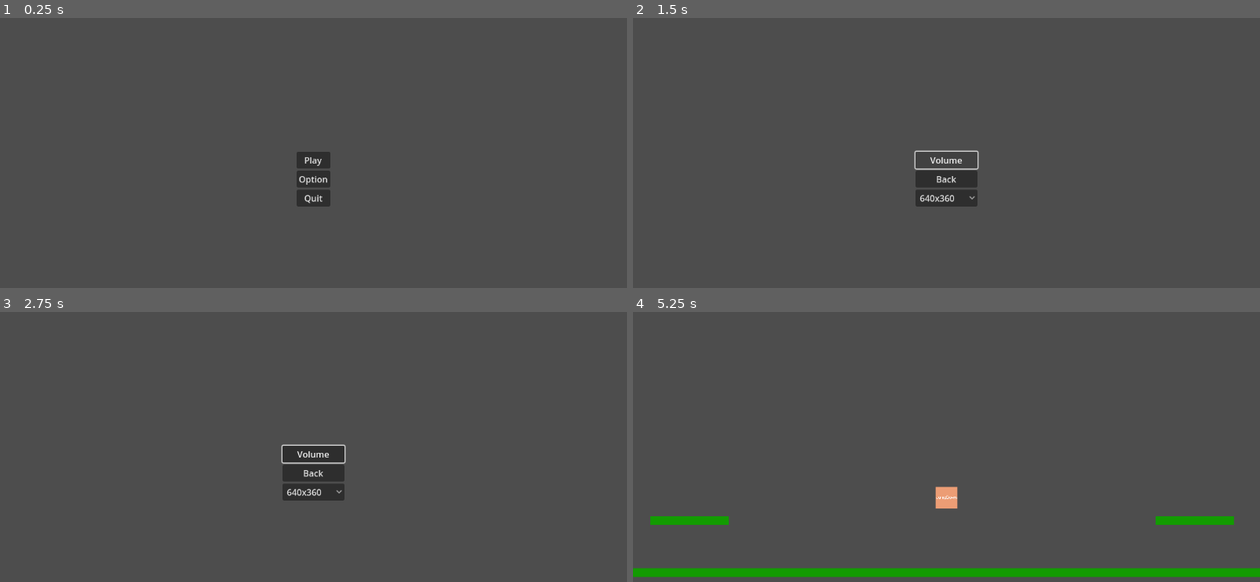
Above: before the commit, frames 1-4 (two rows, left to right).
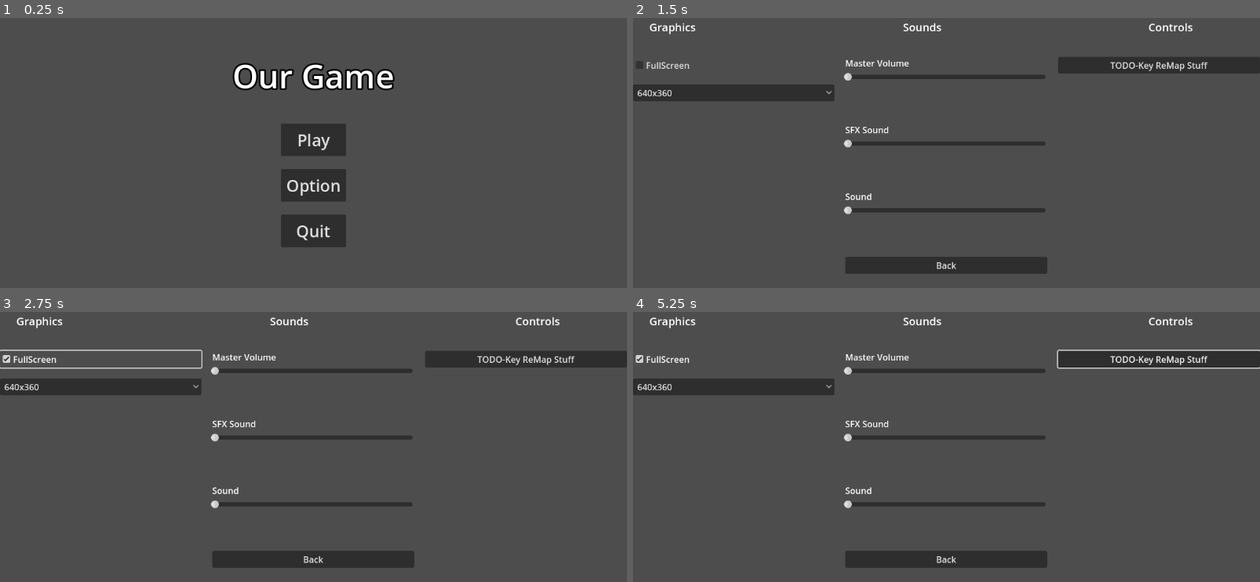
Above: after the commit, the same moments.

Repository: Pix-Hexate/SeniorDesign
Game: Godot game, scene res://Menus/main_menu.tscn
The game is run twice, just before and just after one commit, with the same random seed, the same clock (stepped at 60 frames per second) and the same inputs.
Inputs (mouse positions are in pixels of both pictures, inside the frame that each line leads up to):
- Up to frame 1 (0.25 s): no input
- Up to frame 2 (1.5 s): click "Option" at 0.5 s; click (946, 161) at 1.25 s, where only the run before the commit has a clickable "Volume"
- Up to frame 3 (2.75 s): click (100, 357) at 2 s, where only the run after the commit has a clickable "FullScreen"
- Up to frame 4 (5.25 s): click "Back" at 2.75 s; click (733, 387) at 3.5 s, where only the run after the commit has a clickable "640x360"; click (1159, 357) at 4.25 s, where only the run after the commit has a clickable "TODO-Key ReMap Stuff"; click (946, 455) at 5 s, where only the run before the commit has a clickable "Play"

The runs differ from the first frame. In frame 1, 4.9% of the frame differs, in the area x 37-63%, y 16-85%; in frame 2, 9.3%; in frame 3, 10%; in frame 4, 13%, in the area x 0-100%, y 1-99%.

Commit message:
Options Updated More Structured
Updated Options Menu.

Diff:
--- a/senior-design-project/Menus/main_menu.tscn
+++ b/senior-design-project/Menus/main_menu.tscn
@@ -1,6 +1,9 @@
-[gd_scene load_steps=2 format=3 uid="uid://b6ejghcgv8jqs"]
+[gd_scene load_steps=3 format=3 uid="uid://b6ejghcgv8jqs"]
 
 [ext_resource type="Script" path="res://Menus/main_menu.gd" id="1_ts35x"]
+
+[sub_resource type="SystemFont" id="SystemFont_04k3s"]
+font_names = PackedStringArray("Cooper")
 
 [node name="MainMenu" type="Control"]
 layout_mode = 3
@@ -21,33 +24,64 @@
 
 [node name="MarginContainer" type="MarginContainer" parent="."]
 layout_mode = 1
-anchors_preset = 8
-anchor_left = 0.5
-anchor_top = 0.5
-anchor_right = 0.5
-anchor_bottom = 0.5
-offset_left = -31.0
-offset_top = -50.5
-offset_right = 31.0
-offset_bottom = 50.5
+anchors_preset = 15
+anchor_right = 1.0
+anchor_bottom = 1.0
 grow_horizontal = 2
 grow_vertical = 2
+theme_override_constants/margin_left = 12
+theme_override_constants/margin_top = 12
+theme_override_constants/margin_right = 12
+theme_override_constants/margin_bottom = 12
 
 [node name="VBoxContainer" type="VBoxContainer" parent="MarginContainer"]
 layout_mode = 2
+size_flags_horizontal = 4
+size_flags_vertical = 0
+theme_override_constants/separation = 80
 
-[node name="PlayButton" type="Button" parent="MarginContainer/VBoxContainer"]
+[node name="Seperator" type="Control" parent="MarginContainer/VBoxContainer"]
 layout_mode = 2
+
+[node name="GameTitle" type="Label" parent="MarginContainer/VBoxContainer"]
+layout_mode = 2
+theme_override_constants/outline_size = 12
+theme_override_fonts/font = SubResource("SystemFont_04k3s")
+theme_override_font_sizes/font_size = 60
+text = "Our Game"
+horizontal_alignment = 1
+vertical_alignment = 1
+
+[node name="HBoxContainer" type="HBoxContainer" parent="MarginContainer"]
+layout_mode = 2
+alignment = 1
+
+[node name="VBoxContainer" type="VBoxContainer" parent="MarginContainer/HBoxContainer"]
+layout_mode = 2
+theme_override_constants/separation = 24
+alignment = 1
+
+[node name="Seperator" type="Control" parent="MarginContainer/HBoxContainer/VBoxContainer"]
+layout_mode = 2
+
+[node name="PlayButton" type="Button" parent="MarginContainer/HBoxContainer/VBoxContainer"]
+custom_minimum_size = Vector2(120, 60)
+layout_mode = 2
+theme_override_font_sizes/font_size = 30
 text = "Play"
 
-[node name="OptionButton" type="Button" parent="MarginContainer/VBoxContainer"]
+[node name="OptionButton" type="Button" parent="MarginContainer/HBoxContainer/VBoxContainer"]
+custom_minimum_size = Vector2(120, 60)
 layout_mode = 2
+theme_override_font_sizes/font_size = 30
 text = "Option"
 
-[node name="QuitButton" type="Button" parent="MarginContainer/VBoxContainer"]
+[node name="QuitButton" type="Button" parent="MarginContainer/HBoxContainer/VBoxContainer"]
+custom_minimum_size = Vector2(120, 60)
 layout_mode = 2
+theme_override_font_sizes/font_size = 30
 text = "Quit"
 
-[connection signal="pressed" from="MarginContainer/VBoxContainer/PlayButton" to="." method="_on_play_button_pressed"]
-[connection signal="pressed" from="MarginContainer/VBoxContainer/OptionButton" to="." method="_on_option_button_pressed"]
-[connection signal="pressed" from="MarginContainer/VBoxContainer/QuitButton" to="." method="_on_quit_button_pressed"]
+[connection signal="pressed" from="MarginContainer/HBoxContainer/VBoxContainer/PlayButton" to="." method="_on_play_button_pressed"]
+[connection signal="pressed" from="MarginContainer/HBoxContainer/VBoxContainer/OptionButton" to="." method="_on_option_button_pressed"]
+[connection signal="pressed" from="MarginContainer/HBoxContainer/VBoxContainer/QuitButton" to="." method="_on_quit_button_pressed"]
--- a/senior-design-project/Menus/options_menu.gd
+++ b/senior-design-project/Menus/options_menu.gd
@@ -2,7 +2,7 @@
 
 signal back_pressed  # Define a signal
 
-@onready var resolution_button : OptionButton = $MarginContainer/VBoxContainer/ResolutionButton  # Reference to OptionButton (Resolution)
+@onready var resolution_button : OptionButton = $MarginContainer/HBoxContainer/ContainerGraphics/ResolutionButton # Reference to OptionButton (Resolution)
 @onready var settings_manager = preload("res://SettingsManager.gd")  # Preload SettingsManager script
 
 # Called when the node enters the scene tree for the first time
--- a/senior-design-project/Menus/options_menu.tscn
+++ b/senior-design-project/Menus/options_menu.tscn
@@ -13,32 +13,122 @@
 
 [node name="MarginContainer" type="MarginContainer" parent="."]
 layout_mode = 1
-anchors_preset = 8
-anchor_left = 0.5
-anchor_top = 0.5
-anchor_right = 0.5
-anchor_bottom = 0.5
-offset_left = -33.5
-offset_top = -33.0
-offset_right = 33.5
-offset_bottom = 33.0
+anchors_preset = 15
+anchor_right = 1.0
+anchor_bottom = 1.0
 grow_horizontal = 2
 grow_vertical = 2
 
-[node name="VBoxContainer" type="VBoxContainer" parent="MarginContainer"]
+[node name="MarginContainer" type="MarginContainer" parent="MarginContainer"]
 layout_mode = 2
 size_flags_vertical = 0
+theme_override_constants/margin_left = 30
+theme_override_constants/margin_top = 30
+theme_override_constants/margin_right = 30
+theme_override_constants/margin_bottom = 30
 
-[node name="VolumeButton" type="Button" parent="MarginContainer/VBoxContainer"]
+[node name="HBoxContainer" type="HBoxContainer" parent="MarginContainer/MarginContainer"]
 layout_mode = 2
-text = "Volume"
+theme_override_constants/separation = 380
 
-[node name="BackButton" type="Button" parent="MarginContainer/VBoxContainer"]
+[node name="GraphicsLabel" type="Label" parent="MarginContainer/MarginContainer/HBoxContainer"]
+layout_mode = 2
+theme_override_font_sizes/font_size = 20
+text = "Graphics"
+
+[node name="SoundLabel" type="Label" parent="MarginContainer/MarginContainer/HBoxContainer"]
+layout_mode = 2
+theme_override_font_sizes/font_size = 20
+text = "Sounds"
+
+[node name="Controls" type="Label" parent="MarginContainer/MarginContainer/HBoxContainer"]
+layout_mode = 2
+theme_override_font_sizes/font_size = 20
+text = "Controls"
+
+[node name="HBoxContainer" type="HBoxContainer" parent="MarginContainer"]
+custom_minimum_size = Vector2(100, 450)
+layout_mode = 2
+size_flags_vertical = 4
+theme_override_constants/separation = 20
+alignment = 1
+
+[node name="ContainerGraphics" type="VBoxContainer" parent="MarginContainer/HBoxContainer"]
+custom_minimum_size = Vector2(200, 450)
+layout_mode = 2
+size_flags_horizontal = 3
+theme_override_constants/separation = 20
+
+[node name="FullScreenButton" type="CheckBox" parent="MarginContainer/HBoxContainer/ContainerGraphics"]
+layout_mode = 2
+text = "FullScreen"
+
+[node name="ResolutionButton" type="OptionButton" parent="MarginContainer/HBoxContainer/ContainerGraphics"]
+layout_mode = 2
+
+[node name="ContainerSounds" type="VBoxContainer" parent="MarginContainer/HBoxContainer"]
+custom_minimum_size = Vector2(200, 450)
+layout_mode = 2
+size_flags_horizontal = 3
+theme_override_constants/separation = 100
+
+[node name="MasterVolumeLabel" type="Label" parent="MarginContainer/HBoxContainer/ContainerSounds"]
+layout_mode = 2
+text = "Master Volume"
+
+[node name="MasterVolume" type="HSlider" parent="MarginContainer/HBoxContainer/ContainerSounds/MasterVolumeLabel"]
+layout_mode = 1
+anchors_preset = -1
+anchor_left = -0.00808625
+anchor_top = 1.13043
+anchor_right = 0.991914
+anchor_bottom = 2.13043
+grow_horizontal = 2
+grow_vertical = 2
+metadata/_edit_use_anchors_ = true
+
+[node name="SFXVolumeLabel" type="Label" parent="MarginContainer/HBoxContainer/ContainerSounds"]
+layout_mode = 2
+text = "SFX Sound"
+
+[node name="SFXVolume" type="HSlider" parent="MarginContainer/HBoxContainer/ContainerSounds/SFXVolumeLabel"]
+layout_mode = 1
+anchors_preset = -1
+anchor_left = -0.00808625
+anchor_top = 1.13043
+anchor_right = 0.991914
+anchor_bottom = 2.13043
+grow_horizontal = 2
+grow_vertical = 2
+metadata/_edit_use_anchors_ = true
+
+[node name="SoundVolumeLabel" type="Label" parent="MarginContainer/HBoxContainer/ContainerSounds"]
+layout_mode = 2
+text = "Sound"
+
+[node name="Sound" type="HSlider" parent="MarginContainer/HBoxContainer/ContainerSounds/SoundVolumeLabel"]
+layout_mode = 1
+anchors_preset = -1
+anchor_left = -0.00808625
+anchor_top = 1.13043
+anchor_right = 0.991914
+anchor_bottom = 2.13043
+grow_horizontal = 2
+grow_vertical = 2
+metadata/_edit_use_anchors_ = true
+
+[node name="Exit" type="Button" parent="MarginContainer/HBoxContainer/ContainerSounds"]
 layout_mode = 2
 text = "Back"
 
-[node name="ResolutionButton" type="OptionButton" parent="MarginContainer/VBoxContainer"]
+[node name="ContainerGraphics2" type="VBoxContainer" parent="MarginContainer/HBoxContainer"]
+custom_minimum_size = Vector2(200, 450)
 layout_mode = 2
+size_flags_horizontal = 3
+theme_override_constants/separation = 20
 
-[connection signal="pressed" from="MarginContainer/VBoxContainer/BackButton" to="." method="_on_back_button_pressed"]
-[connection signal="item_selected" from="MarginContainer/VBoxContainer/ResolutionButton" to="." method="_on_resolution_button_item_selected"]
+[node name="TODO" type="Button" parent="MarginContainer/HBoxContainer/ContainerGraphics2"]
+layout_mode = 2
+text = "TODO-Key ReMap Stuff"
+
+[connection signal="item_selected" from="MarginContainer/HBoxContainer/ContainerGraphics/ResolutionButton" to="." method="_on_resolution_button_item_selected"]
Binary file added: senior-design-project/Resources/TestBackground.webp
Not shown, added: senior-design-project/Resources/TestBackground.webp.import
